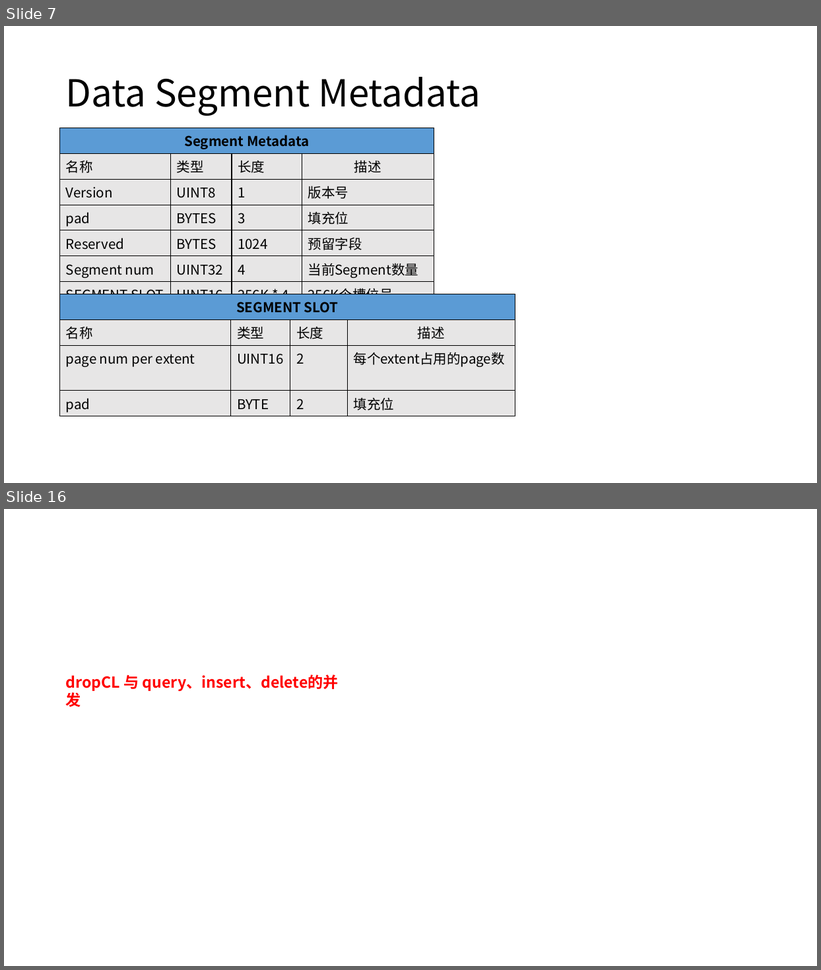
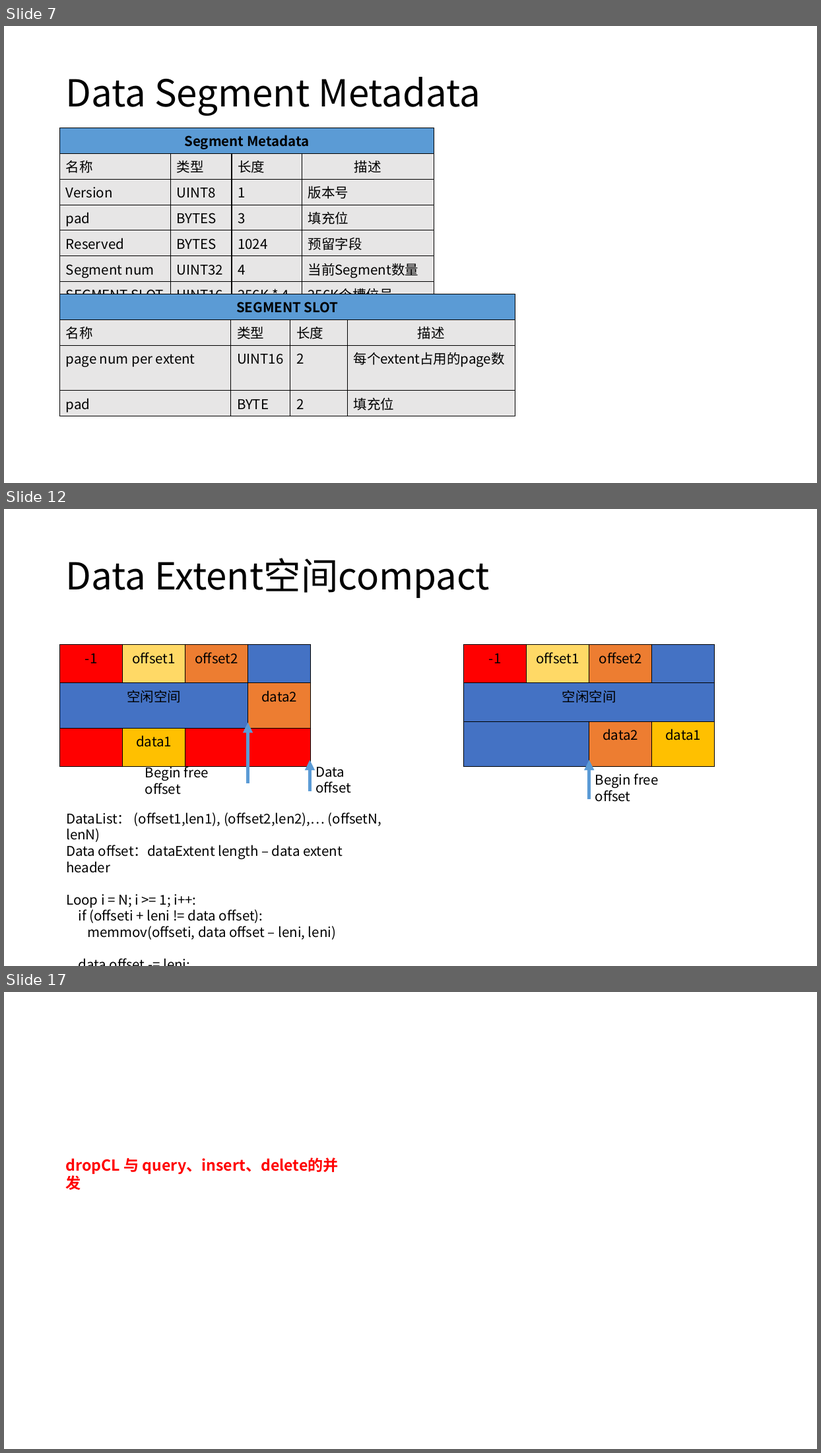
Before and after one commit to Vivian-hihi/SequoiaDB, a slide deck: internal_doc/03.开发设计/ACID/数据文件设计/数据文件设计讨论会20190109.pptx. Shown one above the other, each under a label of ours: slides 7 and 16 before the commit, slides 7, 12 and 17 after it; the slides between them are not shown. The pictures are 821x970 and 821x1453 pixels, drawn with LibreOffice and Linux fonts; fonts in the diff are those of the drawing. Boxes give left, top, right and bottom in pixels: in the first picture for what was removed or moved away, otherwise in the second. Text is boxed around its words. In the diff, an @@ line names an element or a change of style, - is before the commit and + after.

```diff
--- a/internal_doc/03.开发设计/ACID/数据文件设计/数据文件设计讨论会20190109.pptx
+++ b/internal_doc/03.开发设计/ACID/数据文件设计/数据文件设计讨论会20190109.pptx
@@ slide 12 added at (x1=4, y1=509, x2=817, y2=966), background #C7EDCC @@
@@ title added at (x1=66, y1=558, x2=490, y2=598), 44 pt, text #000000 @@
+Data Extent空间compact
@@ table added at (x1=60, y1=645, x2=312, y2=760), 3 rows, 4 columns @@
+-1 | offset1 | offset2 | 
+空闲空间 |  |  | data2
+ | data1 |  | 
@@ table added at (x1=464, y1=645, x2=715, y2=760), 3 rows, 4 columns @@
+-1 | offset1 | offset2 | 
+空闲空间 |  |  | 
+ |  | data2 | data1
@@ arrow added from (248, 784) to (248, 723), #5B9BD5 4 pt @@
@@ text added at (x1=145, y1=764, x2=209, y2=795), 16 pt, text #000000 @@
+Begin free offset
@@ arrow added from (310, 791) to (310, 760), #5B9BD5 4 pt @@
@@ arrow added from (589, 800) to (589, 760), #5B9BD5 4 pt @@
@@ text added at (x1=316, y1=767, x2=351, y2=793), 16 pt, text #000000 @@
+Data offset
@@ text added at (x1=595, y1=774, x2=659, y2=802), 16 pt, text #000000 @@
+Begin free offset
@@ text added at (x1=66, y1=813, x2=382, y2=940), 16 pt, text #000000 @@
+DataList： (offset1,len1), (offset2,len2),… (offsetN, lenN)
+Data offset：dataExtent length – data extent header
+Loop i = N; i >= 1; i++:
+if (offseti + leni != data offset):
+memmov(offseti, data offset – leni, leni)
+data offset -= leni;
+End loop;
@@ what was slide 16 is now slide 17 @@
```
Also in this commit, not shown: 8 slides changed, 1 other file.
